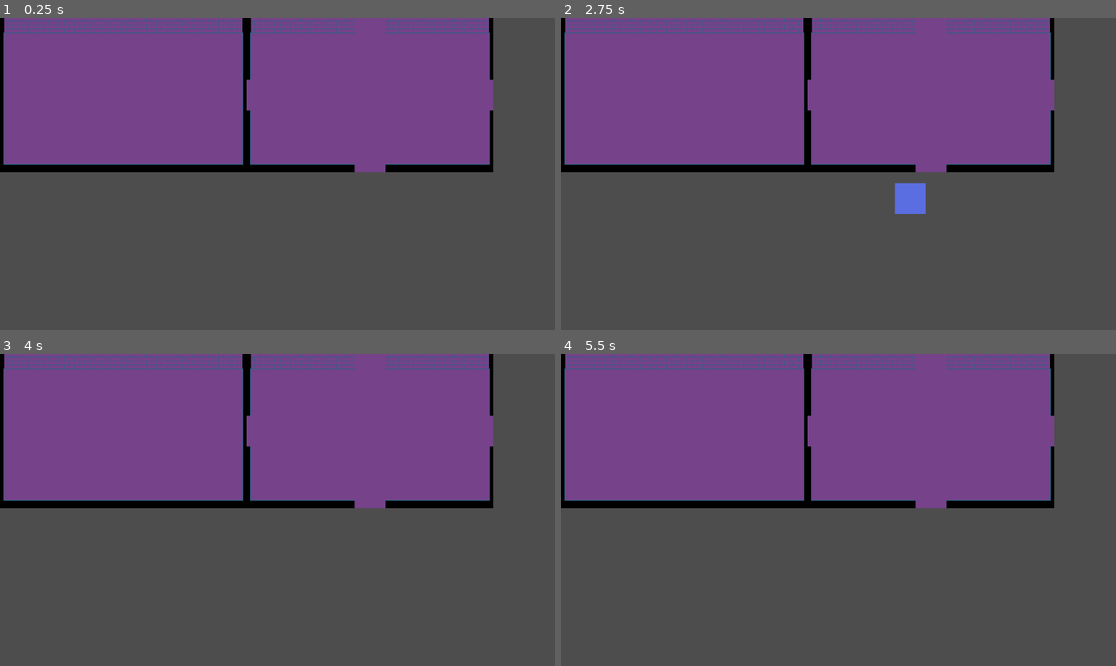
Above: before the commit, frames 1-4 (two rows, left to right).
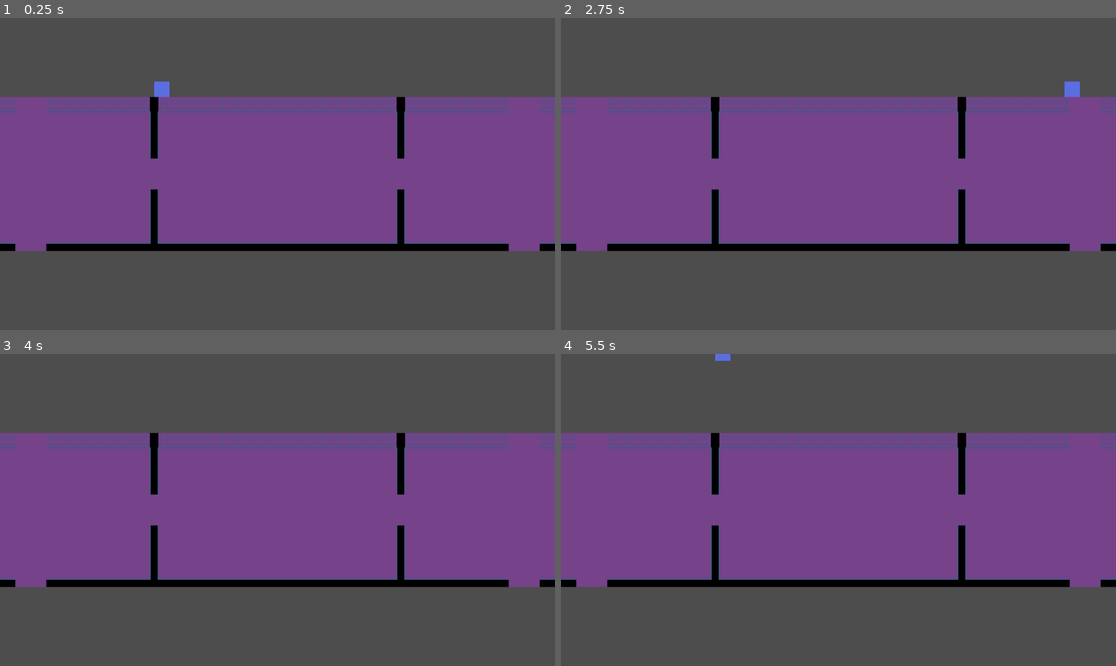
Above: after the commit, the same moments.

Repository: GoldenAppler-eng/Psyches-Dungeon
Game: Godot game, scene res://scenes/world.tscn
Same seed, same stepped clock (60 frames per second), same inputs: the game is played once before the commit and once after it.
Inputs:
- Up to frame 1 (0.25 s): no input
- Up to frame 2 (2.75 s): tap Enter at 0.5 s; hold D (move_right) 0.53-1.28 s; tap Space (attack) at 0.6, 2.1 s; hold S (move_down) 1.28-2.03 s; tap E (open_chest) at 1.35 s; hold D (move_right) from 2.03 s (still down)
- Up to frame 3 (4 s): release D (move_right) at 2.78 s; hold W (move_up) 2.78-3.53 s; tap E (open_chest) at 2.85 s; tap Space (attack) at 3.5, 3.6 s; hold A (move_left) from 3.53 s (still down)
- Up to frame 4 (5.5 s): tap Enter at 4.25 s; tap E (open_chest) at 4.35 s; tap Space (attack) at 5, 5.1 s; release A (move_left) at 5.03 s; hold S (move_down) from 5.03 s (still down)

The runs differ from the first frame. In frame 1, 55% of the frame differs, in the area x 0-100%, y 0-75%; in frame 2, 55%; in frame 3, 55%; in frame 4, 55%.

Commit message:
Added better procedural generation and camera movement

Diff:
--- a/prefabs/player.tscn
+++ b/prefabs/player.tscn
@@ -1,16 +1,20 @@
-[gd_scene load_steps=6 format=3 uid="uid://di8bojp8w0r88"]
+[gd_scene load_steps=8 format=3 uid="uid://di8bojp8w0r88"]
 
 [ext_resource type="Texture2D" uid="uid://5hjo4niw5dt" path="res://sprites/blue-64x64.png" id="1_5cpmm"]
 [ext_resource type="Script" path="res://scripts/player.gd" id="1_s62gp"]
+[ext_resource type="Script" path="res://scripts/RoomDetector.gd" id="3_0ed2m"]
 
 [sub_resource type="RectangleShape2D" id="RectangleShape2D_826fu"]
-size = Vector2(64, 64)
+size = Vector2(32, 32)
 
 [sub_resource type="RectangleShape2D" id="RectangleShape2D_5u5iw"]
-size = Vector2(80, 80)
+size = Vector2(40, 40)
 
 [sub_resource type="CircleShape2D" id="CircleShape2D_v5vp4"]
-radius = 30.0666
+radius = 15.0
+
+[sub_resource type="CircleShape2D" id="CircleShape2D_iy7w6"]
+radius = 16.0
 
 [node name="player" type="CharacterBody2D"]
 collision_layer = 4
@@ -18,6 +22,7 @@
 script = ExtResource("1_s62gp")
 
 [node name="Sprite2D" type="Sprite2D" parent="."]
+scale = Vector2(0.5, 0.5)
 texture = ExtResource("1_5cpmm")
 
 [node name="CollisionShape2D" type="CollisionShape2D" parent="."]
@@ -35,7 +40,7 @@
 
 [node name="DamagerHitbox" type="Area2D" parent="."]
 unique_name_in_owner = true
-position = Vector2(64, 0)
+position = Vector2(24, 0)
 collision_layer = 128
 collision_mask = 64
 monitorable = false
@@ -47,5 +52,14 @@
 unique_name_in_owner = true
 wait_time = 0.5
 
+[node name="RoomDetector" type="Area2D" parent="."]
+collision_layer = 0
+collision_mask = 2048
+script = ExtResource("3_0ed2m")
+
+[node name="CollisionShape2D" type="CollisionShape2D" parent="RoomDetector"]
+shape = SubResource("CircleShape2D_iy7w6")
+
 [connection signal="timeout" from="InvinciblityTimer" to="." method="_on_invinciblity_timer_timeout"]
 [connection signal="timeout" from="AttackCooldownTimer" to="." method="_on_attack_cooldown_timer_timeout"]
+[connection signal="area_entered" from="RoomDetector" to="RoomDetector" method="_on_new_room_entered"]
--- a/prefabs/room.tscn
+++ b/prefabs/room.tscn
@@ -6,22 +6,56 @@
 texture = ExtResource("1_1wgrd")
 texture_region_size = Vector2i(32, 32)
 0:0/0 = 0
+0:0/0/physics_layer_0/linear_velocity = Vector2(0, 0)
+0:0/0/physics_layer_0/angular_velocity = 0.0
+0:0/0/physics_layer_0/polygon_0/points = PackedVector2Array(-16, -16, 16, -16, 16, 16, -16, 16)
 0:1/0 = 0
+0:1/0/physics_layer_0/linear_velocity = Vector2(0, 0)
+0:1/0/physics_layer_0/angular_velocity = 0.0
+0:1/0/physics_layer_0/polygon_0/points = PackedVector2Array(-16, -16, -6.9375, -16, -7.0625, 16, -16, 16)
 1:0/0 = 0
+1:0/0/physics_layer_0/linear_velocity = Vector2(0, 0)
+1:0/0/physics_layer_0/angular_velocity = 0.0
+1:0/0/physics_layer_0/polygon_0/points = PackedVector2Array(-16, -16, 16, -16, 16, 16, -16, 16)
 8:0/0 = 0
+8:0/0/physics_layer_0/linear_velocity = Vector2(0, 0)
+8:0/0/physics_layer_0/angular_velocity = 0.0
+8:0/0/physics_layer_0/polygon_0/points = PackedVector2Array(-16, -16, 16, -16, 16, 16, -16, 16)
 8:1/0 = 0
+8:1/0/physics_layer_0/linear_velocity = Vector2(0, 0)
+8:1/0/physics_layer_0/angular_velocity = 0.0
+8:1/0/physics_layer_0/polygon_0/points = PackedVector2Array(6.8125, -16, 16, -16, 16, 16, 6.5625, 16)
 0:8/0 = 0
+0:8/0/physics_layer_0/linear_velocity = Vector2(0, 0)
+0:8/0/physics_layer_0/angular_velocity = 0.0
+0:8/0/physics_layer_0/polygon_0/points = PackedVector2Array(-16, -16, -7.1875, -16, -7.31068, -0.908943, 16, -1, 16, 16, -16, 16)
 1:8/0 = 0
+1:8/0/physics_layer_0/linear_velocity = Vector2(0, 0)
+1:8/0/physics_layer_0/angular_velocity = 0.0
+1:8/0/physics_layer_0/polygon_0/points = PackedVector2Array(-16, -0.875, 16, -1, 16, 16, -16, 16)
 8:8/0 = 0
+8:8/0/physics_layer_0/linear_velocity = Vector2(0, 0)
+8:8/0/physics_layer_0/angular_velocity = 0.0
+8:8/0/physics_layer_0/polygon_0/points = PackedVector2Array(7.0625, -16, 16, -16, 16, 16, -16, 16, -16, -1.375, 6.6875, -1.25)
 7:8/0 = 0
+7:8/0/physics_layer_0/linear_velocity = Vector2(0, 0)
+7:8/0/physics_layer_0/angular_velocity = 0.0
+7:8/0/physics_layer_0/polygon_0/points = PackedVector2Array(-16, -0.875, 16, -1, 16, 16, -16, 16)
 1:1/0 = 0
+1:1/0/physics_layer_0/linear_velocity = Vector2(0, 0)
+1:1/0/physics_layer_0/angular_velocity = 0.0
 
 [sub_resource type="TileSet" id="TileSet_x2ceu"]
 tile_size = Vector2i(32, 32)
+physics_layer_0/collision_layer = 2
+physics_layer_0/collision_mask = 0
 sources/1 = SubResource("TileSetAtlasSource_kxsvq")
 
 [sub_resource type="CircleShape2D" id="CircleShape2D_ltfna"]
 radius = 17.2627
+
+[sub_resource type="RectangleShape2D" id="RectangleShape2D_ld41c"]
+size = Vector2(512, 320)
 
 [node name="room" type="Node2D"]
 
@@ -80,3 +114,11 @@
 
 [node name="CollisionShape2D" type="CollisionShape2D" parent="west_connector"]
 shape = SubResource("CircleShape2D_ltfna")
+
+[node name="enter_area" type="Area2D" parent="."]
+position = Vector2(256, 160)
+collision_layer = 2048
+collision_mask = 0
+
+[node name="CollisionShape2D" type="CollisionShape2D" parent="enter_area"]
+shape = SubResource("RectangleShape2D_ld41c")
--- a/project.godot
+++ b/project.godot
@@ -80,6 +80,7 @@
 2d_physics/layer_9="obstacles"
 2d_physics/layer_10="coin"
 2d_physics/layer_11="room_connectors"
+2d_physics/layer_12="room"
 
 [rendering]
 
--- a/scenes/world.tscn
+++ b/scenes/world.tscn
@@ -1,10 +1,16 @@
-[gd_scene load_steps=3 format=3 uid="uid://dnwlwrgqvy87g"]
+[gd_scene load_steps=4 format=3 uid="uid://dnwlwrgqvy87g"]
 
 [ext_resource type="PackedScene" uid="uid://cga2kalyw3nfc" path="res://prefabs/proc_gen_handler.tscn" id="1_4gt5v"]
 [ext_resource type="PackedScene" uid="uid://di8bojp8w0r88" path="res://prefabs/player.tscn" id="1_kx658"]
+[ext_resource type="Script" path="res://scripts/camera_handler.gd" id="3_mdjvo"]
 
 [node name="world" type="Node2D"]
 
 [node name="proc_gen_handler" parent="." instance=ExtResource("1_4gt5v")]
 
 [node name="player" parent="." instance=ExtResource("1_kx658")]
+z_index = 5
+position = Vector2(6, 5)
+
+[node name="Camera2D" type="Camera2D" parent="."]
+script = ExtResource("3_mdjvo")
--- /dev/null
+++ b/scripts/RoomDetector.gd
@@ -0,0 +1,4 @@
+extends Area2D
+
+func _on_new_room_entered(area : Area2D) -> void:
+	GlobalSignalBus.room_changed.emit(0, area)
--- a/scripts/SignalBus.gd
+++ b/scripts/SignalBus.gd
@@ -5,3 +5,4 @@
 signal chest_opened
 signal trap_activated(activated_by_body : Node2D)
 signal enemy_death(is_gold : bool)
+signal room_changed(direction : int, room_area : Node2D)
--- /dev/null
+++ b/scripts/camera_handler.gd
@@ -0,0 +1,7 @@
+extends Camera2D
+
+func _ready() -> void:
+	GlobalSignalBus.room_changed.connect(_on_room_changed)
+
+func _on_room_changed(direction : int, room_area : Node2D) -> void:
+	global_position = room_area.global_position
--- a/scripts/proc_gen_handler.gd
+++ b/scripts/proc_gen_handler.gd
@@ -9,24 +9,29 @@
 
 const ROOM_GEN_CHANCE := .5
 
-var player : Player
-
 var rooms_to_process : Array[Node2D]
+var rooms_to_generate_surrounding : Array[Node2D]
 
 func _ready() -> void:
-	player = Global.global_player
+	GlobalSignalBus.room_changed.connect(_on_room_changed)
 
 	var init_room := _generate_room(0, 0)
-	_generate_surrounding_rooms(init_room)
-	rooms_to_process.append(init_room)
+
+	rooms_to_generate_surrounding.append(init_room)
 
 func _process(delta : float) -> void:
 	if rooms_to_process:
 		for room in rooms_to_process:
-			_set_room_doors(room)
 			_send_off_room_connectors(room)
 
 		rooms_to_process = []
+
+	if rooms_to_generate_surrounding:
+		for room in rooms_to_generate_surrounding:
+			_generate_surrounding_rooms(room)
+			rooms_to_process.append(room)
+
+		rooms_to_generate_surrounding = []
 
 func _send_off_room_connectors(room : Node2D) -> void:
 	for i : int in DIRECTION.values():
@@ -85,6 +90,9 @@
 	for i in has_rooms.size():
 		if not has_rooms[i]:
 			empty_space_indices.append(i)
+		else:
+			var direction : int = i + DIRECTION.NORTH
+			_set_door_in_direction(origin_room, direction, false)
 
 	if (empty_space_indices.is_empty()):
 		return
@@ -93,15 +101,20 @@
 
 	guaranteed_direction = random_empty_space_index + DIRECTION.NORTH
 	_generate_room_in_direction(origin_room, guaranteed_direction)
+	_set_door_in_direction(origin_room, guaranteed_direction, false)
 
 	empty_space_indices.remove_at(empty_space_indices.find(random_empty_space_index))
 
 	for index in empty_space_indices:
 		var rng : float = randf()
 
+		var direction : int = index + DIRECTION.NORTH
+
 		if rng < ROOM_GEN_CHANCE:
-			var direction : int = index + DIRECTION.NORTH
 			_generate_room_in_direction(origin_room, direction)
+			_set_door_in_direction(origin_room, direction, false)
+		else:
+			_set_door_in_direction(origin_room, direction, true)
 
 func _check_surroundings(room : Node2D) -> Array[bool]:
 	var has_rooms : Array[bool] = [false, false, false, false]
@@ -142,13 +155,13 @@
 
 	tilemap.set_layer_enabled(direction, closed)
 
-func _set_room_doors(room : Node2D) -> void:
-	var has_rooms := _check_surroundings(room)
+func _on_room_changed(direction : int, room_area : Node2D) -> void:
+	var room : Node2D = room_area.owner
 
-	for i in has_rooms.size():
-		var direction : int = i + DIRECTION.NORTH
+	if rooms_to_process.has(room) or rooms_to_generate_surrounding.has(room):
+		return
 
-		if has_rooms[i]:
-			_set_door_in_direction(room, direction, false)
-		else:
-			_set_door_in_direction(room, direction, true)
+	var sample_connector : Area2D = room.get_node_or_null("north_connector") as Area2D
+
+	if sample_connector.monitoring:
+		rooms_to_generate_surrounding.append(room_area.owner)
Not shown: 1 places in prefabs/room.tscn that only renumber resources
